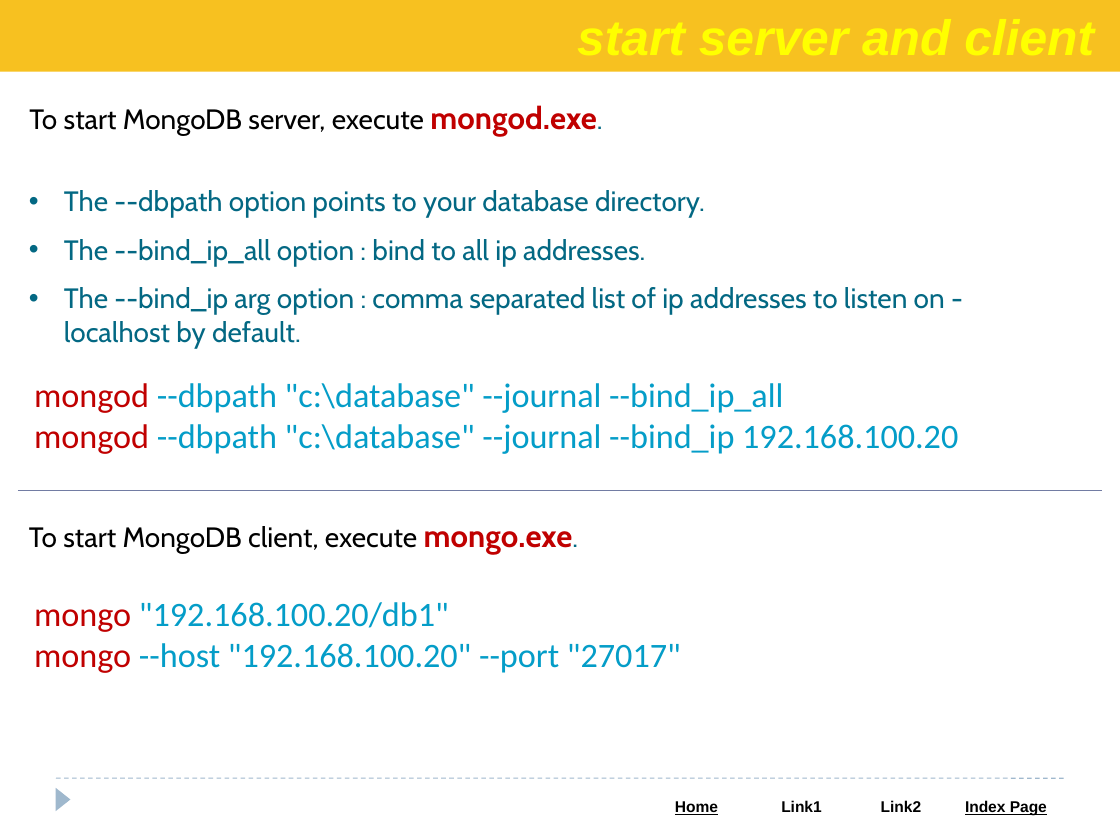
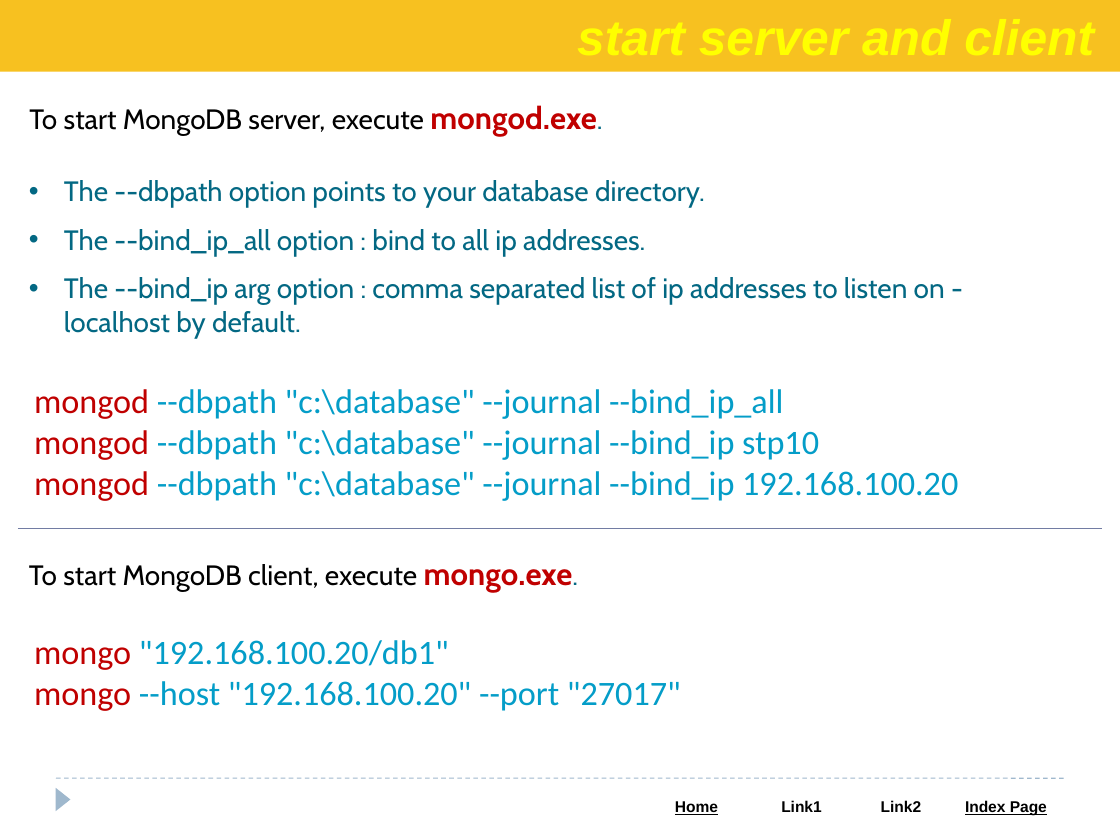
Before and after one commit to Saleel-Bagde/PPT-s, a slide deck: slide 9 of MongoDB PPT.pptx. Drawn at 1120x840 pixels with LibreOffice and Linux fonts; fonts in the diff are those of the drawing. Boxes give left, top, right and bottom in pixels: in the first picture for what was removed or moved away, otherwise in the second. Text is boxed around its words. In the diff, an @@ line names an element or a change of style, - is before the commit and + after.

```diff
--- a/MongoDB PPT.pptx
+++ b/MongoDB PPT.pptx
@@ text "The --dbpath option points to ...": place and size @@
-text "The --dbpath option points to ..." at (64,190,945,348)
+text "The --dbpath option points to ..." at (64,180,945,338)
@@ text at (34,430,819,460): paragraph added @@
+mongod --dbpath "c:\database" --journal --bind_ip stp10
@@ 2 texts, 1 line: place and size @@
-2 texts, 1 line at (18,491,1102,673)
+2 texts, 1 line at (18,529,1102,711)
```
Also in this commit, not shown: 5 other slides changed, 6 slides added.
